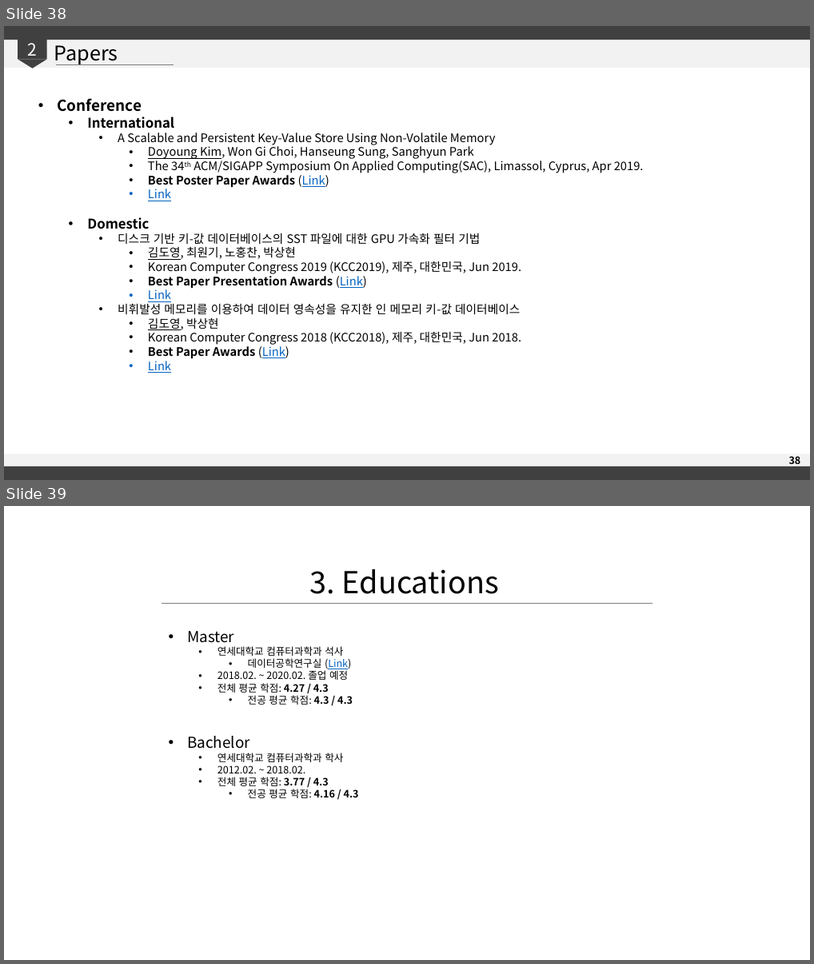
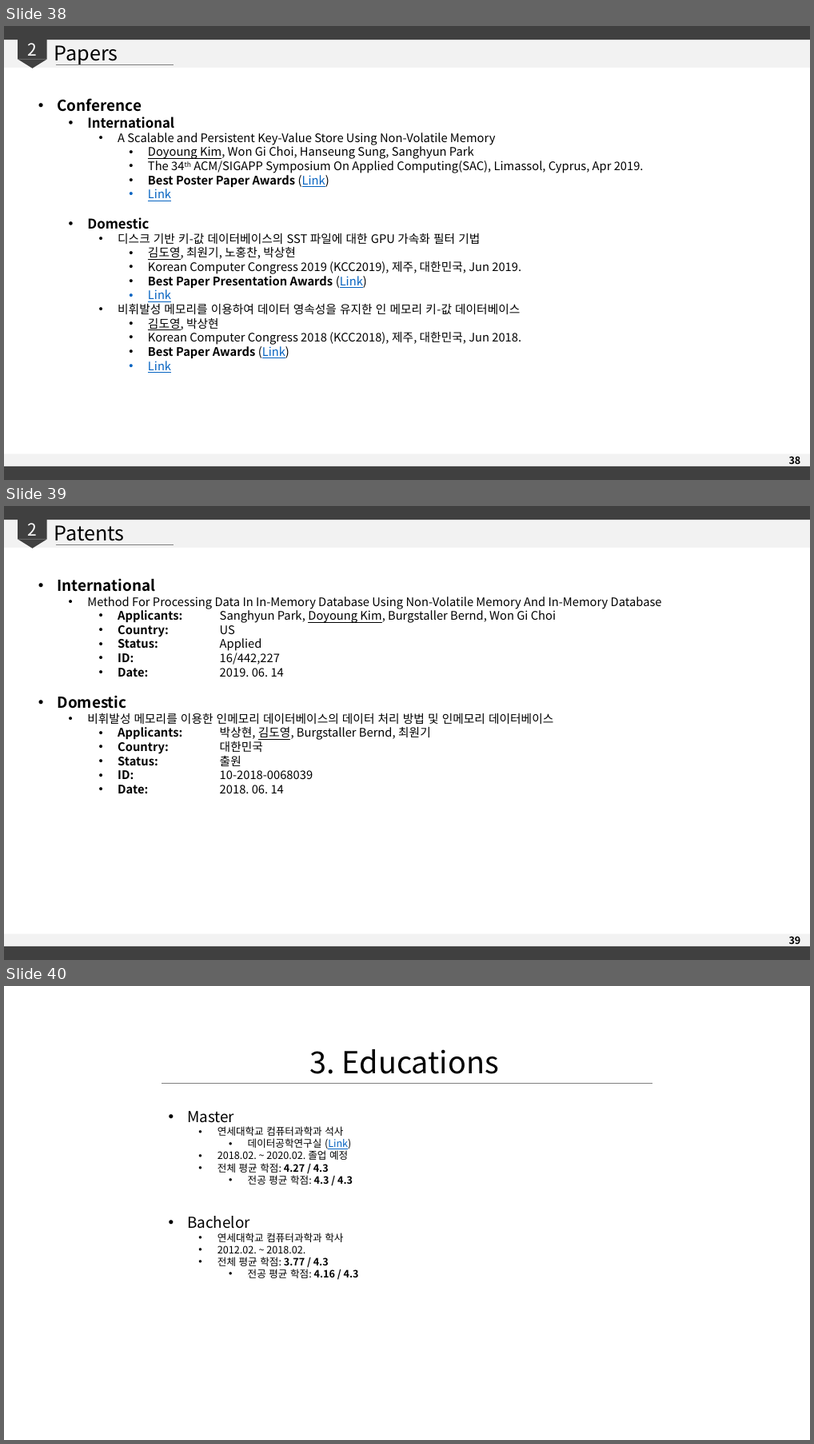
Before and after one commit to arbc139/portfolio, a slide deck: pptx/Portfolio.pptx. Shown one above the other, each under a label of ours: slides 38 and 39 before the commit, slides 38, 39 and 40 after it. The pictures are 814x964 and 814x1444 pixels, drawn with LibreOffice and Linux fonts; fonts in the diff are those of the drawing. Boxes give left, top, right and bottom in pixels: in the first picture for what was removed or moved away, otherwise in the second. Text is boxed around its words. In the diff, an @@ line names an element or a change of style, - is before the commit and + after.

Commit message:
Adds patent, paper infos to portfolio.

```diff
--- a/pptx/Portfolio.pptx
+++ b/pptx/Portfolio.pptx
@@ slide 39 added at [4, 506, 810, 960], background #FFFFFF @@
@@ rectangle added at [4, 517, 810, 547], fill #F2F2F2 @@
@@ rectangle added at [4, 506, 810, 520], fill #404040 @@
@@ rectangle added at [18, 520, 47, 540], fill #404040, 20 pt, text #FFFFFF @@
+2
@@ text added at [54, 525, 125, 545], 24 pt, text #000000 @@
+Patents
@@ flow chart merge added at [18, 540, 47, 548], fill #404040 @@
@@ line added from (55, 544) to (174, 544), #808080 0.75 pt @@
@@ text added at [58, 578, 662, 793], 14 pt, text #000000 @@
+• International
+  • Method For Processing Data In In-Memory Database Using Non-Volatile Memory And In-Memory Database
+    • Applicants: Sanghyun Park, Doyoung Kim, Burgstaller Bernd, Won Gi Choi
+    • Country: US
+    • Status: Applied
+    • ID: 16/442,227
+    • Date: 2019. 06. 14
+• Domestic
+  • 비휘발성 메모리를 이용한 인메모리 데이터베이스의 데이터 처리 방법 및 인메모리 데이터베이스
+    • Applicants: 박상현, 김도영, Burgstaller Bernd, 최원기
+    • Country: 대한민국
+    • Status: 출원
+    • ID: 10-2018-0068039
+    • Date: 2018. 06. 14
@@ rectangle added at [4, 934, 810, 948], fill #F2F2F2 @@
@@ page number added at [790, 936, 802, 947], 12 pt, text #000000, bold @@
+39
@@ rectangle added at [4, 946, 810, 960], fill #404040 @@
@@ what was slide 39 is now slide 40 @@
```
Also in this commit, not shown: 3 slides changed, 3 other files.
